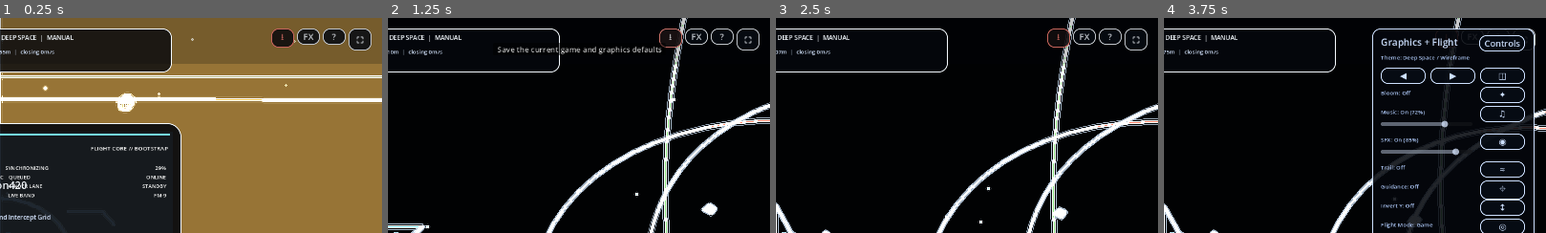
Above: before the commit, frames 1-4 (left to right).
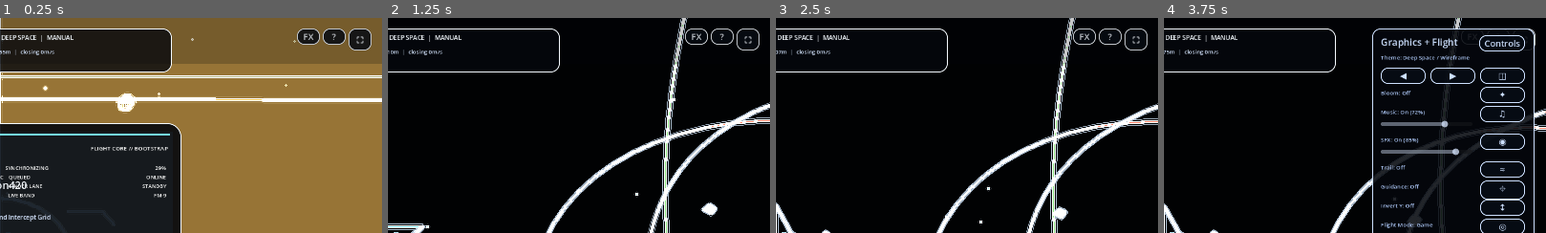
Above: after the commit, the same moments.

Repository: zabesto/Station420
Game: Godot game, scene res://scenes/main.tscn
Two runs of this game, one before a commit and one after it. Both use one fixed random seed, a clock stepped at 60 frames per second and the inputs below.
Inputs (mouse positions are % of the whole screen's width and height, from its top left):
- Up to frame 1 (0.25 s): no input
- Up to frame 2 (1.25 s): click (87, 5) at 0.5 s, where only the run before the commit has a clickable "⭳"
- Up to frame 3 (2.5 s): tap Enter at 1.25, 1.35 s; move the mouse to (55, 50) at 1.27 s; hold Up from 1.28 s (still down); click (55, 50) at 1.42 s; tap Space at 1.52, 2.27 s; move the mouse to (45, 50) at 2.02 s; tap Tab at 2.1 s
- Up to frame 4 (3.75 s): keep holding Up; move the mouse to (52, 48) at 2.77 s; tap V at 2.85 s; move the mouse to (49, 52) at 3.52 s; tap H at 3.6 s; click (49, 52) at 3.67 s
The pictures show only the part of the screen within x 50-100%, y 0-50%; the shares and areas given below are measured in that part.

The runs differ from the first frame. In frame 1, 0.5% of the frame differs, in the area x 71-77%, y 4-14%; in frame 2, 0.8%, in the area x 28-77%, y 4-18%; in frame 3, 0.2%; in frame 4, less than 0.1%.

Commit message:
Finalize release pass

Diff:
--- a/scripts/main.gd
+++ b/scripts/main.gd
@@ -20,6 +20,7 @@
 const CHASE_PITCH_TARGET := -0.14
 const PHONE_LAYOUT_BREAKPOINT := 760.0
 const PORTRAIT_LAYOUT_BREAKPOINT := 1.05
+const SHOW_DEBUG_SAVE_BUTTON := false
 const CINEMATIC_IDLE_DELAY := 60.0
 const CINEMATIC_BLEND_IN_SPEED := 0.42
 const CINEMATIC_BLEND_OUT_SPEED := 1.8
@@ -392,6 +393,7 @@
 	settings_panel.visible = false
 	controls_panel.visible = false
 	shader_panel.visible = false
+	debug_save_defaults_button.visible = SHOW_DEBUG_SAVE_BUTTON
 	dock_label.visible = false
 	cargo_label.visible = false
 	objective_label.visible = false
@@ -714,7 +716,7 @@
 		return
 	file.store_string(JSON.stringify(payload, "\t"))
 	set_alert("Defaults saved", 0.45)
-	update_status("Debug defaults snapshot saved.\nThis button is temporary and can be removed after you settle on the baseline.")
+	update_status("Current visual defaults saved to disk.")
 
 
 func _on_debug_save_defaults_pressed() -> void:
@@ -4712,7 +4714,7 @@
 	var is_phone_portrait: bool = portrait and viewport_size.x <= 900.0
 	var phone_touch_ui := OS.has_feature("web") and (viewport_size.x <= 980.0 or compact)
 	touch_phone_layout_active = phone_touch_ui
-	debug_save_defaults_button.visible = not phone_touch_ui
+	debug_save_defaults_button.visible = SHOW_DEBUG_SAVE_BUTTON and not phone_touch_ui
 	fullscreen_button.visible = not (phone_touch_ui and OS.has_feature("web"))
 	var margin := 12.0 if compact else 22.0
 	var side_width: float = min(320.0 if is_phone_portrait else 256.0, max(196.0 if is_phone_portrait else 172.0, viewport_size.x * (0.7 if is_phone_portrait else (0.46 if compact else 0.22))))
Not shown, changed: README.md
Not shown, changed: build/cloudflare/index.html
Not shown, changed: build/cloudflare/index.pck
Not shown, changed: build/cloudflare/index.wasm.gz
Not shown, changed: build/web/index.html
Not shown, changed: build/web/index.pck
